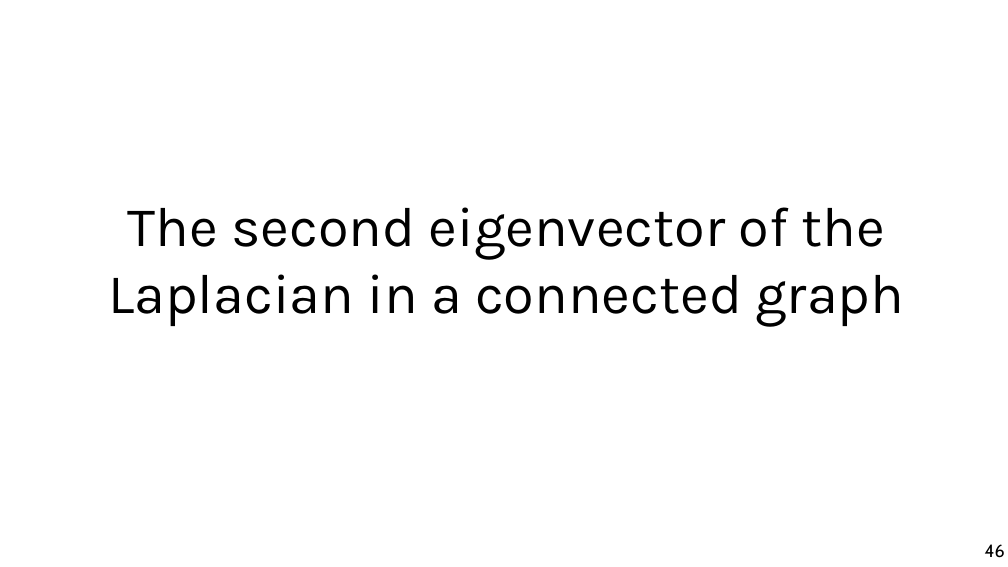
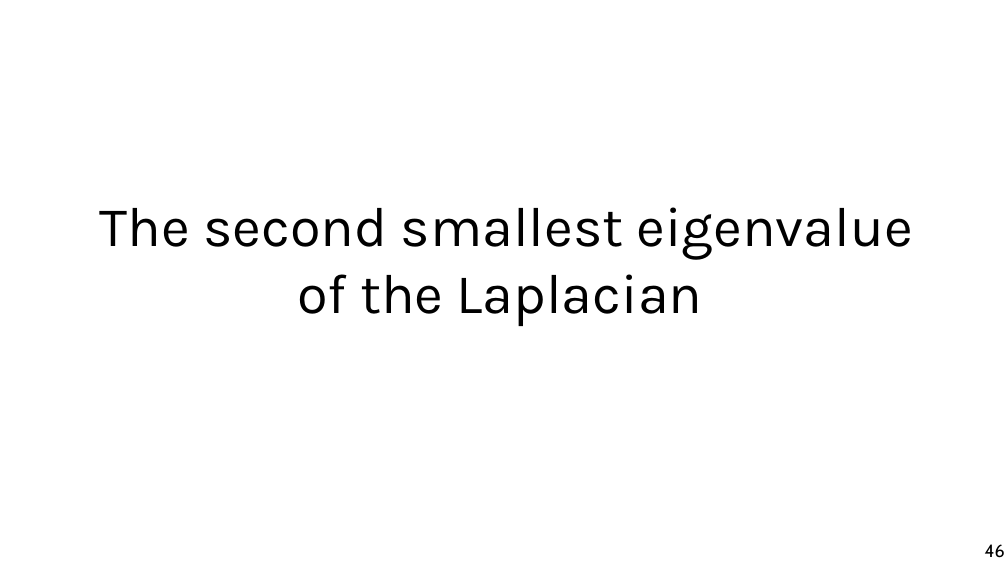
Before and after one commit to chatox/networks-science-course, a slide deck: slide 46 of theory/odp/tt22-spectral_graph_embedding.odp. Drawn at 1008x567 pixels with LibreOffice and Linux fonts; fonts in the diff are those of the drawing. Boxes give left, top, right and bottom in pixels: in the first picture for what was removed or moved away, otherwise in the second. Text is boxed around its words. In the diff, an @@ line names an element or a change of style, - is before the commit and + after.

```diff
--- a/theory/odp/tt22-spectral_graph_embedding.odp
+++ b/theory/odp/tt22-spectral_graph_embedding.odp
@@ title at <box>100,207,913,326</box>: text changed @@
-The second eigenvector of the Laplacian in a connected graph
+The second smallest eigenvalue
+of the Laplacian
```
Also in this commit, not shown: 25 other slides changed, 1 other file.
